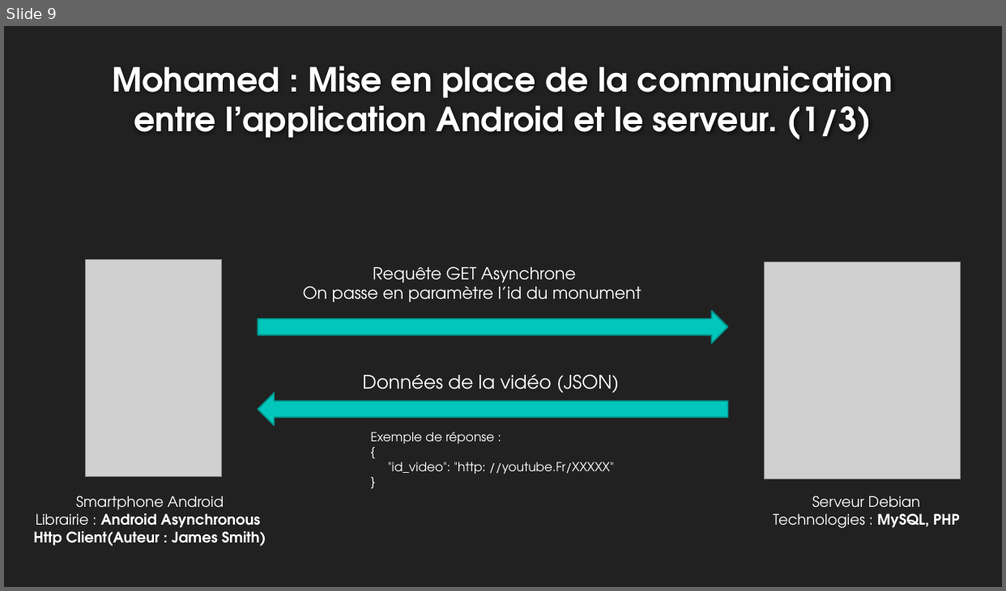
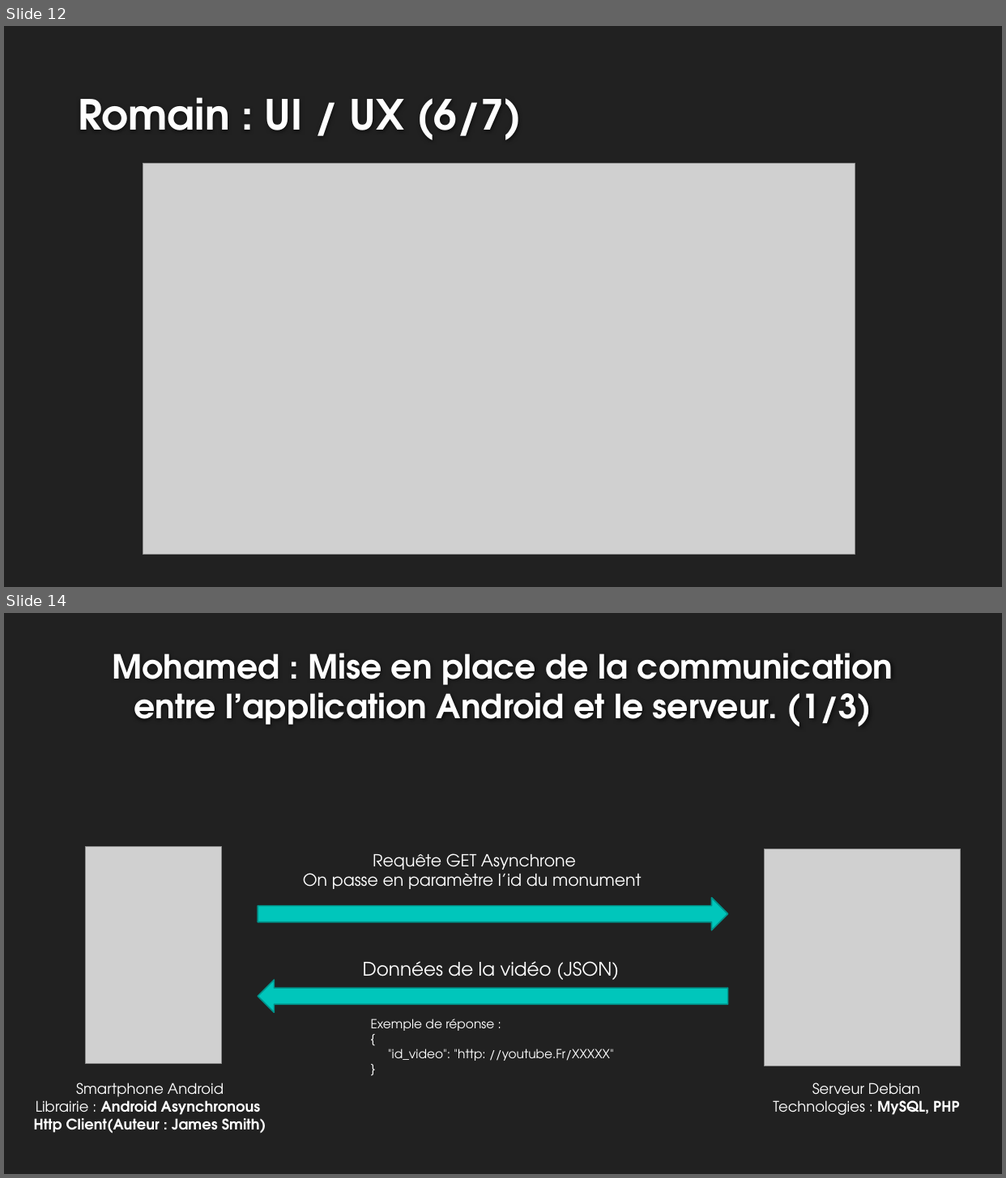
Before and after one commit to rlembo06/VR_tourism, a slide deck: annexes/slides-VR_Tourism.pptx. Shown one above the other, each under a label of ours: slide 9 before the commit, slides 12 and 14 after it; the slides between them are not shown. The pictures are 1006x591 and 1006x1178 pixels, drawn with LibreOffice and Linux fonts; fonts in the diff are those of the drawing; grey boxes stand for pictures; background and template pictures are left out. Boxes give left, top, right and bottom in pixels: in the first picture for what was removed or moved away, otherwise in the second. Text is boxed around its words. In the diff, an @@ line names an element or a change of style, - is before the commit and + after.

Commit message:
MAJ slides Romain

```diff
--- a/annexes/slides-VR_Tourism.pptx
+++ b/annexes/slides-VR_Tourism.pptx
@@ slide 12 added at (4, 26, 1002, 587), background #212121 @@
@@ title added at (78, 97, 522, 140), 40 pt, text #FEFEFE, bold @@
+Romain : UI / UX (6/7)
@@ picture added at (143, 164, 854, 555) @@
@@ what was slide 9 is now slide 14 @@
```
Also in this commit, not shown: 2 slides changed, 4 other slides added, 9 other files.
